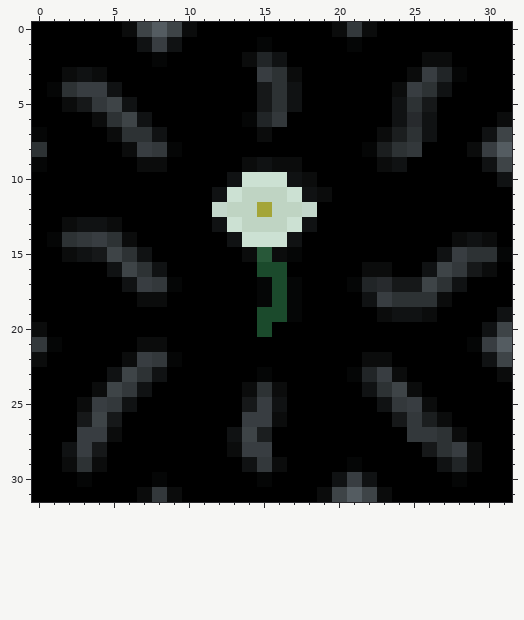
File history of a pixel-art sprite, Assets/Art/OGsprites/MazeFloor2.png. The picture above is the old version.
The file is 32x32 pixels. Colours within 5 levels of each other are drawn and written as one.
After the commit:
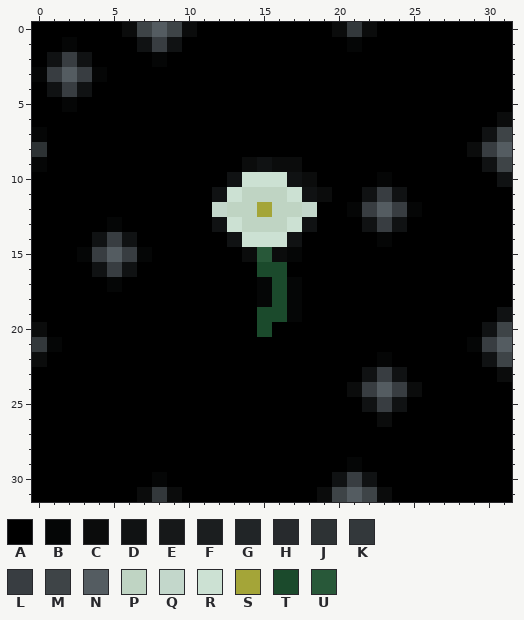
Palette (. is transparent): A #000000  B #050606  C #0b0c0c  D #101213  E #161819  F #1b1e1f  G #212527  H #272a2d  J #2d3234  K #33383b  L #383d41  M #3e4447  N #545c61  P #bfd4c3  Q #c3d7cb  R #cce1d3  S #a4a538  T #1b4a2c  U #285839
From the commit log: made floor tutorial and starting area
Edits made:
@@ x 0..31 @@
  0 AAAAAACMNMCAAAAAAAAACKCAAAAAAAAA
- 1 AAAAAAADLDAAAAABAAAAABAAAAAAAAAA
- 2 AAAAAAAABAAAAACGDAAAAAAAAACCAAAA
- 3 AACDCAAAAAAAAAALJCAAAAAAACLGBAAA
- 4 ABJLLDAAAAAAAAAEJDAAAAAACLJDAAAA
- 5 AACEKMDAAAAAAAAEJDAAAAAADJEAAAAA
- 6 AAAACJMDAAAAAABGKAAAAAAADHDAAAAC
- 7 BAAAACJJDAAAAAACAAAAAAACFJDAAADM
- 8 JAAAAACLKBAAAAAAAAAAAABFJKAAACLN
- 9 BAAAAAACCAAAAACDCCAAAAACDAAAAADM
-10 AAAAAAAAAAAAADRRRDCAAAAAAAAAAAAD
-11 AAAAAAAAAAAADRPPPRDCAAAAAAAAAAAA
-12 AAAAAAAAAAAAQPPSPPQAAAAAAAAAAAAA
-13 AACDDCAAAAAADRPPPRDAAAAAAAAAAAAA
-14 ABJKLJCAAAAAADRRRDAAAAAAAAAACDCA
-15 AACDEMJDAAAAAACUCBAAAAAAAAADLJJB
-16 AAAAADMJDAAAAAATTAAAAACCAADMKECA
-17 AAAAAADLKBAAAAABTBAAABGHEEMJDAAA
-18 AAAAAAACCAAAAAABTBAAAADLJJJCAAAA
-19 AAAAAAAAAAAAAAATTBAAAAACDDCAAAAD
+ 1 AABAAAADLDAAAAAAAAAAABAAAAAAAAAA
+ 2 ADLDAAAABAAAAAAAAAAAAAAAAAAAAAAA
+ 3 BLNLBAAAAAAAAAAAAAAAAAAAAAAAAAAA
+ 4 ADLDAAAAAAAAAAAAAAAAAAAAAAAAAAAA
+ 5 AABAAAAAAAAAAAAAAAAAAAAAAAAAAAAA
+ 6 AAAAAAAAAAAAAAAAAAAAAAAAAAAAAAAC
+ 7 BAAAAAAAAAAAAAAAAAAAAAAAAAAAAADM
+ 8 JAAAAAAAAAAAAAAAAAAAAAAAAAAAACLN
+ 9 BAAAAAAAAAAAAACDCCAAAAAAAAAAAADM
+10 AAAAAAAAAAAAADRRRDCAAAABAAAAAAAD
+11 AAAAAAAAAAAADRPPPRDCAADLDAAAAAAA
+12 AAAAAAAAAAAAQPPSPPQAABLNLBAAAAAA
+13 AAAAABAAAAAADRPPPRDAAADLDAAAAAAA
+14 AAAADLDAAAAAADRRRDAAAAABAAAAAAAA
+15 AAABLNLBAAAAAACUCBAAAAAAAAAAAAAA
+16 AAAADLDAAAAAAAATTAAAAAAAAAAAAAAA
+17 AAAAABAAAAAAAAABTBAAAAAAAAAAAAAA
+18 AAAAAAAAAAAAAAABTBAAAAAAAAAAAAAA
+19 AAAAAAAAAAAAAAATTBAAAAAAAAAAAAAD
 20 CAAAAAAAAAAAAAATAAAAAAAAAAAAAADM
-21 KBAAAAACCAAAAAAAAAAAAAAAAAAAABLN
-22 CAAAAACLKBAAAAAAAAAAAACCAAAAAADM
-23 AAAAADMJDAAAAAABAAAAABGLCAAAAAAC
-24 AAAACMKDAAAAAACJCAAAAADJMCAAAAAA
-25 AAACLKDAAAAAAAELDAAAAAADKLCAAAAA
-26 AAAEMEAAAAAAAALLCAAAAAAAEKFCAAAA
-27 AAALLCAAAAAAADMFAAAAAAAAAKKJCAAA
-28 AADLEAAAAAAAACLLAAAAAAAAAAEJLCAA
-29 AACJCAAAAAAAAADKCAAAABAAAAADGCAA
-30 AAABAAAABAAAAAABAAAADLDAAAAABAAA
+21 KBAAAAAAAAAAAAAAAAAAAAAAAAAAABLN
+22 CAAAAAAAAAAAAAAAAAAAAAABAAAAAADM
+23 AAAAAAAAAAAAAAAAAAAAAADLDAAAAAAC
+24 AAAAAAAAAAAAAAAAAAAAACLNLCAAAAAA
+25 AAAAAAAAAAAAAAAAAAAAAADLDAAAAAAA
+26 AAAAAAAAAAAAAAAAAAAAAAACAAAAAAAA
+27 AAAAAAAAAAAAAAAAAAAAAAAAAAAAAAAA
+28 AAAAAAAAAAAAAAAAAAAAAAAAAAAAAAAA
+29 AAAAAAAAAAAAAAAAAAAAABAAAAAAAAAA
+30 AAAAAAAABAAAAAAAAAAADLDAAAAAAAAA
 31 AAAAAAACKCAAAAAAAAACMNMCAAAAAAAA
Where, in picture pixels (left, top, right, bottom), the same in both pictures:
changed: (32, 37, 302, 487)
changed: (347, 52, 512, 487)
